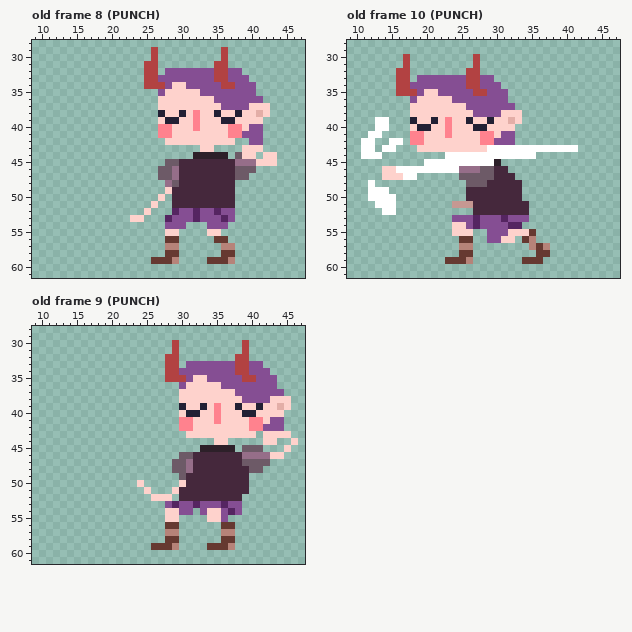
Two versions of one pixel-art file, img/mc.aseprite. Above is the file before it was changed.
64x64 pixels, 14 frames. Colours within 5 levels of each other are drawn and written as one. Shown: old frame 8 (PUNCH): x 9..47, y 28..61; old frame 10 (PUNCH): x 9..47, y 28..61; old frame 9 (PUNCH): x 9..47, y 28..61. The commit also changed other frames, which this record leaves out.
After the commit:
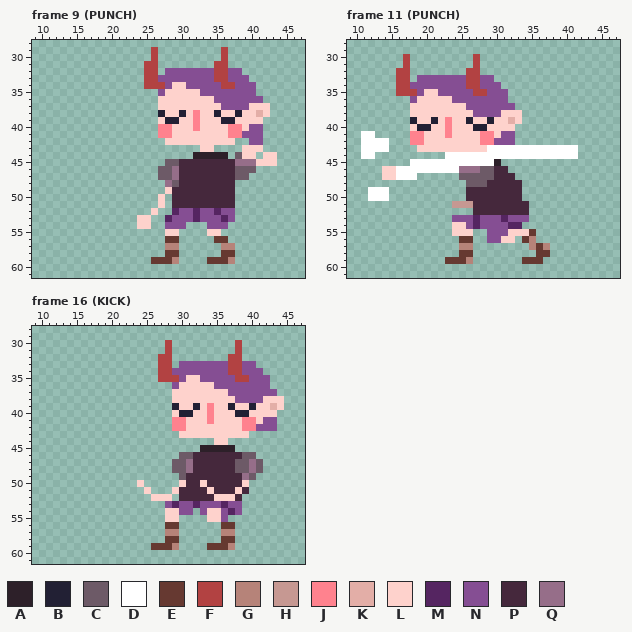
Palette (. is transparent): A #2d2029  B #222034  C #6d5a67  D #ffffff  E #663931  F #b24242  G #b68379  H #c69892  J #ff828e  K #e3aea7  L #fed2cc  M #552561  N #854e93  P #45283c  Q #966e89
A new or re-ordered frame is compared with the old frame closest to it.
Diff:
frames 14 -> 27
frames re-ordered
Frame 9 (PUNCH) against old frame 8 (PUNCH), layer "Layer 1":
y 51: x 26..27 L. -> .L
y 52: x 25..26 L. -> .L
y 53: x 23 L -> .; x 25 . -> L
y 54: x 24..25 .. -> LL
Frame 11 (PUNCH) is new; against old frame 10 (PUNCH), layer "Layer 1":
y 39..40: x 13..14 DD -> ..
y 41: x 11 . -> D; x 13 D -> .
y 42: x 13..16 ..DD -> DD..
y 43: x 13 . -> D; x 15 D -> .
y 44: x 13 D -> .; x 36..41 ...... -> DDDDDD
y 45: x 18..19 .. -> DD
y 47: x 16 L -> D
y 48: x 12 D -> .
y 50: x 15 D -> .
y 51: x 13..15 DDD -> ...
y 52: x 14..15 DD -> ..
Frame 16 (KICK) is new; against old frame 9 (PUNCH), layer "Layer 1":
y 30..31: x 28..29 .F -> F.; x 38..39 .F -> F.
y 32: x 27 . -> F; x 29 F -> .; x 37 . -> F; x 39 F -> .
y 33: x 27 . -> F; x 29..30 F. -> .N; x 37 N -> F; x 39 F -> N; x 41 N -> .
y 34: x 27 . -> F; x 29 F -> N; x 37 N -> F; x 39 F -> N; x 42 N -> .
y 35: x 27 . -> F; x 30..31 FN -> NL; x 33 L -> N; x 38 N -> F; x 40 F -> N; x 43 N -> .
y 36: x 29..30 .N -> NL; x 35 L -> N; x 43 N -> .
y 37: x 29 . -> L; x 37 L -> N; x 44 N -> .
y 38: x 29 . -> L; x 38 L -> N; x 42 N -> L; x 45 L -> .
y 39: x 29..30 .B -> BL; x 32..35 LBLJ -> BLJL; x 37..38 LB -> BL; x 40..41 LB -> BL; x 43..45 LKL -> KL.
y 40: x 29..30 .L -> LB; x 32 B -> L; x 34..35 LJ -> JL; x 38 L -> B; x 40 B -> L; x 44 L -> .
y 41: x 29 . -> J; x 31 J -> L; x 34..35 LJ -> JL; x 39 L -> J; x 41..42 JL -> LN; x 44 N -> .
y 42: x 29 . -> J; x 31 J -> L; x 39 L -> J; x 41 J -> N; x 44 N -> .
y 43: x 30 . -> L; x 40 L -> .; x 42..45 LLLL -> ....
y 44: x 42..43 LL -> ..; x 46 L -> .
y 45: x 39..41 CCC -> ...; x 45 L -> .
y 46: x 39..44 QQQQLL -> CC....
y 47: x 38 P -> C; x 40 C -> Q; x 42 C -> .
y 48: x 38..40 PPC -> CCQ
y 49: x 39..40 P. -> QC
y 50: x 33 P -> L; x 39 P -> L
y 51: x 34 P -> L; x 38 P -> L
y 52: x 35..37 PPP -> LLL
Pixel boxes of the changes (left, top, right, bottom) in both pictures:
changed: (130, 201, 165, 229)
changed: (361, 117, 424, 215)
added: (536, 152, 578, 159)
changed: (158, 340, 298, 501)
